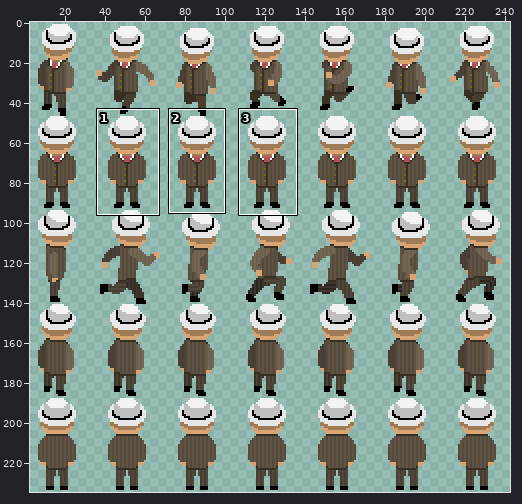
Sprite sheet -- resources/images/player_sheet.png. Above, an overview of the earlier version with the close-up marked.
Close-up. The starting point:
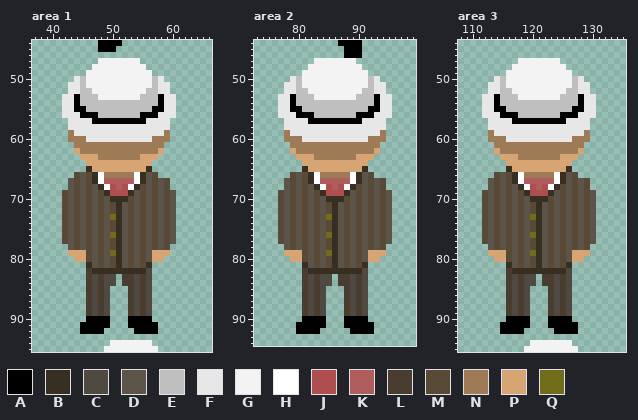
The file is 245x235 pixels. Colours within 5 levels of each other are drawn and written as one. Shown: area 1: x 37..66, y 44..95; area 2: x 73..99, y 44..94; area 3: x 108..135, y 44..95. The wide view leaves out empty margins. The commit also changed other parts of the picture, which this record leaves out.
Palette (. is transparent): A #000000  B #382f23  C #504941  D #5c5449  E #bfbfbf  F #e7e7e7  G #f3f3f3  H #ffffff  J #af4e4e  K #af5d5d  L #483d2f  M #584a36  N #9f7a57  P #d7a473  Q #706c19
Pixels before, area 1, first column x 42:
44 ......AAAA.........
45 ......AAA..........
46 ...................
47 ......GGGGGGG......
48 .....GGGGGGGGG.....
49 ....GGGGGGGGGGG....
50 ..FEGGGGGGGGGGGEF..
51 .FFEGGGGGGGGGGGEFF.
52 .FFEEGGGGGGGGGEEFF.
53 FFAEEEGGGGGGGEEEAFF
54 FFAEEEEEEEEEEEEEAFF
55 FFAAEEEEEEEEEEEAAFF
56 FFFAAAEEEEEEEAAAFFF
57 .FFFFAAAAAAAAAFFFF.
58 .FFFFFFFFFFFFFFFFF.
59 .NFFFFFFFFFFFFFFFN.
60 .NNNFFFFFFFFFFFNNN.
61 ..NNNNNNNNNNNNNNN..
62 ..PNNNNNNNNNNNNNP..
63 ...PPPNNNNNNNPPP...
64 ....PPPPPPPPPPP....
65 ....BPPPPPPPPPB....
66 ..MDMBHNNNNNHBDM...
67 .DMDMBHKKKKKHBDMDM.
68 .DMDMDBHJKJHBMDMDM.
69 MDMDMDMBJJJBDMDMDMD
70 MDMDMDMDBBBMDMDMDMD
71 MDMDMDMDMBDMDMDMDMD
72 MDMDMDMDMBDMDMDMDMD
73 MDMDMDMDQBDMDMDMDMD
74 MDMDMDMDMBDMDMDMDMD
75 MDMDMDMDMBDMDMDMDMD
76 MDMDMDMDQBDMDMDMDMD
77 MDMDMDMDMBDMDMDMDMD
78 .DMDMDMDMBDMDMDMDM.
79 .PPPMDMDQBDMDMDPPP.
80 ..PPMDMDMBDMDMDPP..
81 ....BDMDMBDMDMB....
82 ....LBBBBBBBBBC....
83 ....LCLCC.LLCLC....
84 ....LCLCC.LLCLC....
85 ....LCLC...LCLC....
86 ....LCLC...LCLC....
87 ....LCLC...LCLC....
88 ....LCLC...LCLC....
89 ....LCLC...LCLC....
90 ....AAAA...AAAA....
91 ...AAAAA...AAAAA...
92 ...AAAA.....AAAA...
93 ...................
94 ........GGGGGGG....
95 .......GGGGGGGGG...
Pixels before, area 2, first column x 77:
44 ..........AAAA.....
45 ...........AAA.....
46 ...........AAA.....
47 ......GGGGGGG......
48 .....GGGGGGGGG.....
49 ....GGGGGGGGGGG....
50 ..FEGGGGGGGGGGGEF..
51 .FFEGGGGGGGGGGGEFF.
52 .FFEEGGGGGGGGGEEFF.
53 FFAEEEGGGGGGGEEEAFF
54 FFAEEEEEEEEEEEEEAFF
55 FFAAEEEEEEEEEEEAAFF
56 FFFAAAEEEEEEEAAAFFF
57 .FFFFAAAAAAAAAFFFF.
58 .FFFFFFFFFFFFFFFFF.
59 .NFFFFFFFFFFFFFFFN.
60 .NNNFFFFFFFFFFFNNN.
61 ..NNNNNNNNNNNNNNN..
62 ..PNNNNNNNNNNNNNP..
63 ...PPPNNNNNNNPPP...
64 ....PPPPPPPPPPP....
65 ....BPPPPPPPPPB....
66 ..MDMBHNNNNNHBDM...
67 .DMDMBHKKKKKHBDMDM.
68 .DMDMDBHJKJHBMDMDM.
69 MDMDMDMBJJJBDMDMDMD
70 MDMDMDMDBBBMDMDMDMD
71 MDMDMDMDMBDMDMDMDMD
72 MDMDMDMDMBDMDMDMDMD
73 MDMDMDMDQBDMDMDMDMD
74 MDMDMDMDMBDMDMDMDMD
75 MDMDMDMDMBDMDMDMDMD
76 MDMDMDMDQBDMDMDMDMD
77 MDMDMDMDMBDMDMDMDMD
78 .DMDMDMDMBDMDMDMDM.
79 .PPPMDMDQBDMDMDPPP.
80 ..PPMDMDMBDMDMDPP..
81 ....BDMDMBDMDMB....
82 ....LBBBBBBBBBC....
83 ....LCLCC.LLCLC....
84 ....LCLCC.LLCLC....
85 ....LCLC...LCLC....
86 ....LCLC...LCLC....
87 ....LCLC...LCLC....
88 ....LCLC...LCLC....
89 ....LCLC...LCLC....
90 ....AAAA...AAAA....
91 ...AAAAA...AAAAA...
92 ...AAAA.....AAAA...
Pixels before, area 3, first column x 112:
47 ......GGGGGGG......
48 .....GGGGGGGGG.....
49 ....GGGGGGGGGGG....
50 ..FEGGGGGGGGGGGEF..
51 .FFEGGGGGGGGGGGEFF.
52 .FFEEGGGGGGGGGEEFF.
53 FFAEEEGGGGGGGEEEAFF
54 FFAEEEEEEEEEEEEEAFF
55 FFAAEEEEEEEEEEEAAFF
56 FFFAAAEEEEEEEAAAFFF
57 .FFFFAAAAAAAAAFFFF.
58 .FFFFFFFFFFFFFFFFF.
59 .NFFFFFFFFFFFFFFFN.
60 .NNNFFFFFFFFFFFNNN.
61 ..NNNNNNNNNNNNNNN..
62 ..PNNNNNNNNNNNNNP..
63 ...PPPNNNNNNNPPP...
64 ....PPPPPPPPPPP....
65 ....BPPPPPPPPPB....
66 ..MDMBHNNNNNHBDM...
67 .DMDMBHKKKKKHBDMDM.
68 .DMDMDBHJKJHBMDMDM.
69 MDMDMDMBJJJBDMDMDMD
70 MDMDMDMDBBBMDMDMDMD
71 MDMDMDMDMBDMDMDMDMD
72 MDMDMDMDMBDMDMDMDMD
73 MDMDMDMDQBDMDMDMDMD
74 MDMDMDMDMBDMDMDMDMD
75 MDMDMDMDMBDMDMDMDMD
76 MDMDMDMDQBDMDMDMDMD
77 MDMDMDMDMBDMDMDMDMD
78 .DMDMDMDMBDMDMDMDM.
79 .PPPMDMDQBDMDMDPPP.
80 ..PPMDMDMBDMDMDPP..
81 ....BDMDMBDMDMB....
82 ....LBBBBBBBBBC....
83 ....LCLCC.LLCLC....
84 ....LCLCC.LLCLC....
85 ....LCLC...LCLC....
86 ....LCLC...LCLC....
87 ....LCLC...LCLC....
88 ....LCLC...LCLC....
89 ....LCLC...LCLC....
90 ....AAAA...AAAA....
91 ...AAAAA...AAAAA...
92 ...AAAA.....AAAA...
93 ...................
94 ........GGGGGGG....
95 .......GGGGGGGGG...
And afterwards:
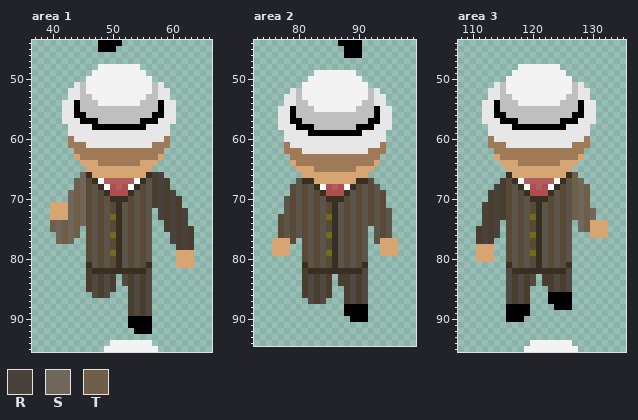
Colours new in this view: R #48423a  S #706659  T #705f48
Change:
Area 1:
y 47: x 48..54 GGGGGGG -> .......
y 48: x 47 G -> .; x 55 G -> .
y 49: x 46 G -> .; x 56 G -> .
y 50: x 44..45 FE -> ..; x 57..58 EF -> ..
y 51: x 43 F -> .; x 59 F -> .
y 52: x 46 E -> G; x 56 E -> G
y 53: x 42 F -> .; x 44 A -> F; x 47 E -> G; x 55 E -> G; x 58 A -> F; x 60 F -> .
y 54: x 48..54 EEEEEEE -> GGGGGGG
y 55: x 45 A -> E; x 57 A -> E
y 56: x 44 F -> A; x 46..47 AA -> EE; x 55..56 AA -> EE; x 58 F -> A
y 57: x 42 . -> F; x 45..46 FF -> AA; x 48..54 AAAAAAA -> EEEEEEE; x 56..57 FF -> AA; x 60 . -> F
y 58: x 47..55 FFFFFFFFF -> AAAAAAAAA
y 59: x 43 N -> F; x 59 N -> F
y 60: x 44..45 NN -> FF; x 57..58 NN -> FF
y 61: x 43 . -> N; x 46..56 NNNNNNNNNNN -> FFFFFFFFFFF; x 59 . -> N
y 62: x 44 P -> N; x 58 P -> N
y 63: x 44..47 .PPP -> PNNN; x 55..58 PPP. -> NNNP
y 64: x 45 . -> P; x 48..54 PPPPPPP -> NNNNNNN; x 57 . -> P
y 65: x 46 B -> P; x 56 B -> P
y 66: x 44..58 MDMBHNNNNNHBDM. -> .SBPPPPPPPPPBLR
y 67..68: x 43..45 DMD -> .TS; x 57..59 MDM -> LRL
y 69: x 42..45 MDMD -> .STS; x 57..60 MDMD -> LRLR
y 70: x 42..45 MDMD -> .STS; x 57..61 MDMD. -> LRLRL
y 71: x 40..45 ..MDMD -> PPPSTS; x 57..61 MDMD. -> LRLRL
y 72..73: x 40..45 ..MDMD -> PPPSTS; x 57..62 MDMD.. -> .RLRLR
y 74: x 40..45 ..MDMD -> TSTSTS; x 57..62 MDMD.. -> ..LRLR
y 75: x 40..45 ..MDMD -> TSTST.; x 57..63 MDMD... -> ..LRLRL
y 76: x 41..45 .MDMD -> STST.; x 57..63 MDMD... -> ...RLRL
y 77: x 41..45 .MDMD -> STS..; x 57..63 MDMD... -> ...RLRL
y 78: x 43..45 DMD -> ...; x 57..59 MDM -> ...; x 61..63 ... -> LRL
y 79: x 43..45 PPP -> ...; x 57..59 PPP -> ...; x 61..63 ... -> PPP
y 80: x 44..45 PP -> ..; x 57..58 PP -> ..; x 61..63 ... -> PPP
y 81: x 61..63 ... -> PPP
y 83..84: x 50 C -> L; x 52 L -> C
y 85: x 50 . -> L
y 86: x 46 L -> .
y 87..89: x 46..49 LCLC -> ....
y 90: x 46..49 AAAA -> ....
y 91: x 45..49 AAAAA -> .....; x 57 A -> .
y 92: x 45..48 AAAA -> ....; x 57 A -> .
Area 2:
y 47: x 83..89 GGGGGGG -> .......
y 48: x 82..90 GGGGGGGGG -> .........
y 49: x 81..82 GG -> ..; x 90..91 GG -> ..
y 50: x 79..81 FEG -> ...; x 91..93 GEF -> ...
y 51: x 78..80 FFE -> ...; x 92..94 EFF -> ...
y 52: x 78 F -> .; x 81 E -> G; x 91 E -> G; x 94 F -> .
y 53: x 77 F -> .; x 79 A -> F; x 81..82 EE -> GG; x 90..91 EE -> GG; x 93 A -> F; x 95 F -> .
y 54: x 77 F -> .; x 79 A -> F; x 82..90 EEEEEEEEE -> GGGGGGGGG; x 93 A -> F; x 95 F -> .
y 55: x 80 A -> E; x 83..89 EEEEEEE -> GGGGGGG; x 92 A -> E
y 56: x 79..82 FAAA -> AEEE; x 90..93 AAAF -> EEEA
y 57: x 77 . -> F; x 79..93 FFFAAAAAAAAAFFF -> AAEEEEEEEEEEEAA; x 95 . -> F
y 58: x 77 . -> F; x 80..92 FFFFFFFFFFFFF -> AAAEEEEEEEAAA; x 95 . -> F
y 59: x 78 N -> F; x 82..90 FFFFFFFFF -> AAAAAAAAA; x 94 N -> F
y 60: x 78..80 NNN -> FFF; x 92..94 NNN -> FFF
y 61: x 78..94 .NNNNNNNNNNNNNNN. -> NFFFFFFFFFFFFFFFN
y 62: x 78..79 .P -> NN; x 81..91 NNNNNNNNNNN -> FFFFFFFFFFF; x 93..94 P. -> NN
y 63: x 79..82 .PPP -> NNNN; x 90..93 PPP. -> NNNN
y 64: x 79..93 ..PPPPPPPPPPP.. -> PNNNNNNNNNNNNNP
y 65: x 80..81 .B -> PP; x 83..89 PPPPPPP -> NNNNNNN; x 91..92 B. -> PP
y 66: x 79..92 MDMBHNNNNNHBDM -> ..PPPPPPPPPPP.
y 67: x 78..79 DM -> ..; x 81 M -> B; x 83..89 HKKKKKH -> PPPPPPP; x 91 D -> B; x 93..94 DM -> ..
y 68: x 78 D -> .; x 94 M -> .
y 69: x 77..78 MD -> ..; x 95 D -> .
y 70..71: x 77 M -> .; x 95 D -> .
y 72: x 77 M -> .
y 75..76: x 92 M -> .
y 77: x 76..78 .MD -> PPP; x 80 D -> .; x 92 M -> .; x 94..96 MD. -> PPP
y 78: x 76..80 ..DMD -> PPP..; x 92..96 MDM.. -> ..PPP
y 79: x 76..77 .. -> PP; x 79..80 PP -> ..; x 92..93 PP -> ..; x 95..96 .. -> PP
y 80: x 79..80 PP -> ..; x 92..93 PP -> ..
y 83..84: x 85 C -> L
y 85..86: x 85 . -> L
y 87: x 81 L -> .
y 88..89: x 81..84 LCLC -> ....; x 88..91 LCLC -> AAAA
y 90: x 81..84 AAAA -> ....; x 88 A -> .
y 91: x 80..84 AAAAA -> .....; x 88..92 AAAAA -> .....
y 92: x 80..83 AAAA -> ....; x 89..92 AAAA -> ....
Area 3:
y 47: x 118..124 GGGGGGG -> .......
y 48: x 117 G -> .; x 125 G -> .
y 49: x 116 G -> .; x 126 G -> .
y 50: x 114..115 FE -> ..; x 127..128 EF -> ..
y 51: x 113 F -> .; x 129 F -> .
y 52: x 116 E -> G; x 126 E -> G
y 53: x 112 F -> .; x 114 A -> F; x 117 E -> G; x 125 E -> G; x 128 A -> F; x 130 F -> .
y 54: x 118..124 EEEEEEE -> GGGGGGG
y 55: x 115 A -> E; x 127 A -> E
y 56: x 114 F -> A; x 116..117 AA -> EE; x 125..126 AA -> EE; x 128 F -> A
y 57: x 112 . -> F; x 115..116 FF -> AA; x 118..124 AAAAAAA -> EEEEEEE; x 126..127 FF -> AA; x 130 . -> F
y 58: x 117..125 FFFFFFFFF -> AAAAAAAAA
y 59: x 113 N -> F; x 129 N -> F
y 60: x 114..115 NN -> FF; x 127..128 NN -> FF
y 61: x 113 . -> N; x 116..126 NNNNNNNNNNN -> FFFFFFFFFFF; x 129 . -> N
y 62: x 114 P -> N; x 128 P -> N
y 63: x 114..117 .PPP -> PNNN; x 125..128 PPP. -> NNNP
y 64: x 115 . -> P; x 118..124 PPPPPPP -> NNNNNNN; x 127 . -> P
y 65: x 116 B -> P; x 126 B -> P
y 66: x 114..127 MDMBHNNNNNHBDM -> ..BPPPPPPPPPBT
y 67: x 113..115 DMD -> ..L; x 127..129 MDM -> TS.
y 68: x 113..115 DMD -> .RL; x 127..129 MDM -> TST
y 69..70: x 112..115 MDMD -> .LRL; x 127..130 MDMD -> TST.
y 71: x 112..115 MDMD -> RLRL; x 127..130 MDMD -> TST.
y 72..73: x 112..115 MDMD -> RLRL; x 127..130 MDMD -> TSTS
y 74: x 112..115 MDMD -> RLR.; x 127..132 MDMD.. -> .STPPP
y 75: x 111..115 .MDMD -> LRLR.; x 127..132 MDMD.. -> .STPPP
y 76: x 111..115 .MDMD -> LRLR.; x 127..132 MDMD.. -> ...PPP
y 77: x 111..115 .MDMD -> LRL..; x 127..130 MDMD -> ....
y 78: x 111..115 ..DMD -> PPP..; x 127..129 MDM -> ...
y 79: x 111..112 .. -> PP; x 114..115 PP -> ..; x 127..129 PPP -> ...
y 80: x 111..115 ...PP -> PPP..; x 127..128 PP -> ..
y 82: x 116 L -> C
y 83..85: x 116..119 LCLC -> CLCL
y 86..87: x 116..119 LCLC -> CLCL; x 123..126 LCLC -> AAAA
y 88: x 116..119 LCLC -> AAAA; x 123..126 LCLC -> .AAA
y 89: x 116..119 LCLC -> AAAA; x 123..126 LCLC -> ....
y 90: x 119 A -> .; x 123..126 AAAA -> ....
y 91: x 115..119 AAAAA -> .....; x 123..127 AAAAA -> .....
y 92: x 115..118 AAAA -> ....; x 124..127 AAAA -> ....
Pixel boxes of the changes (left, top, right, bottom) in both close-ups:
changed: (50, 58, 194, 334)
changed: (272, 58, 398, 262)
changed: (296, 274, 374, 334)
changed: (476, 58, 608, 334)
